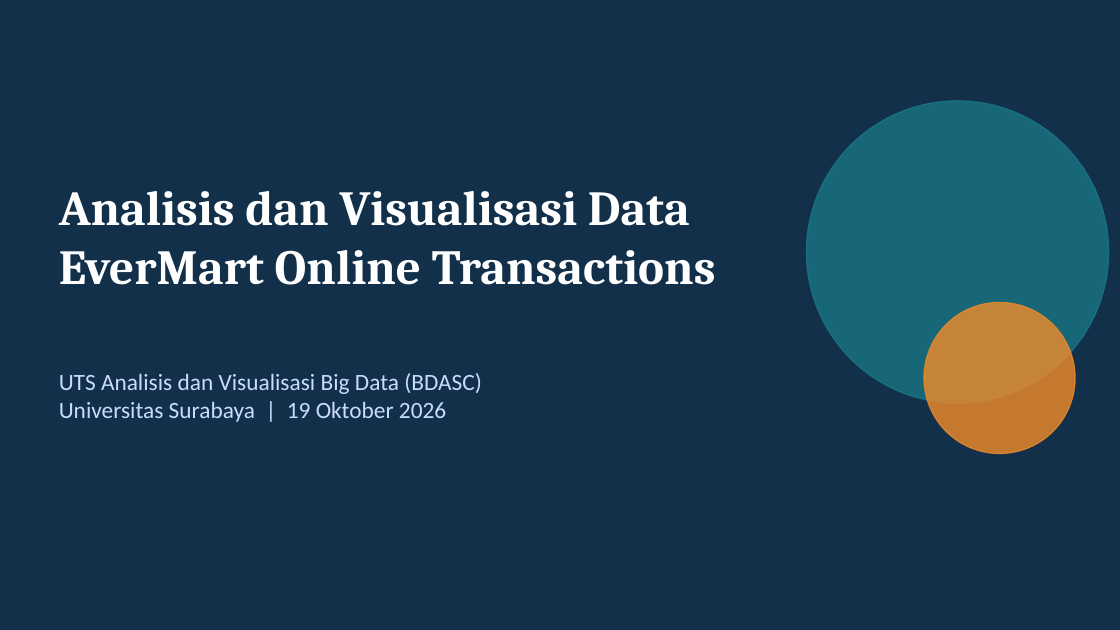
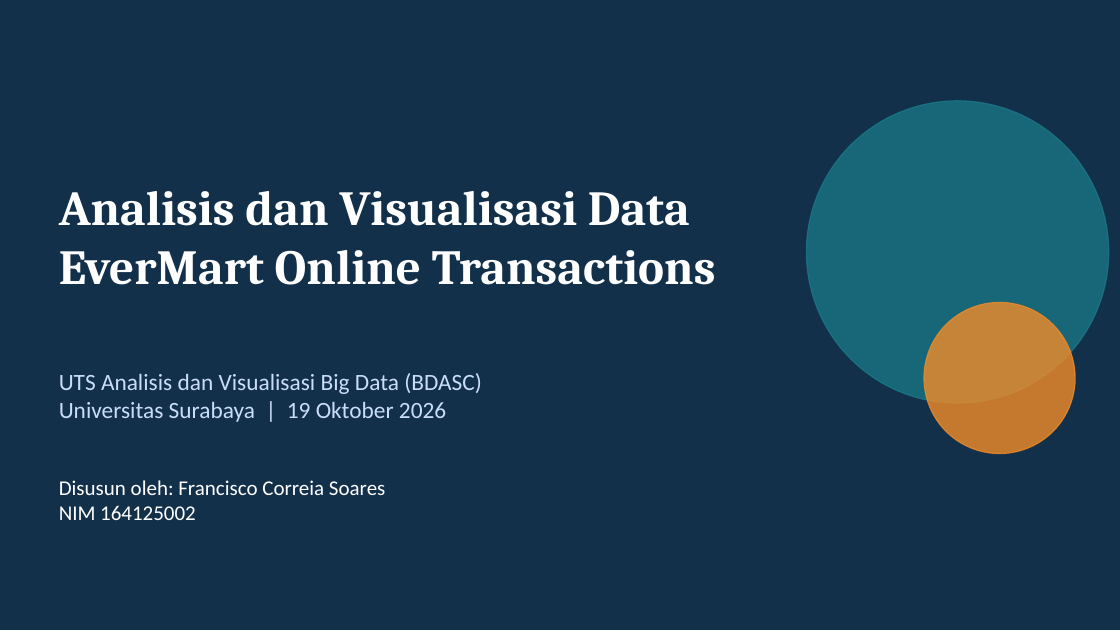
Before and after one commit to farhansech/EXACOUNT, a slide deck: slide 1 of output/EverMart_UTS_BDASC.pptx. Drawn at 1120x630 pixels with LibreOffice and Linux fonts; fonts in the diff are those of the drawing. Boxes give left, top, right and bottom in pixels: in the first picture for what was removed or moved away, otherwise in the second. Text is boxed around its words. In the diff, an @@ line names an element or a change of style, - is before the commit and + after.

```diff
--- a/output/EverMart_UTS_BDASC.pptx
+++ b/output/EverMart_UTS_BDASC.pptx
@@ text added at [59, 480, 385, 520], 18 pt, text #FFFFFF @@
+Disusun oleh: Francisco Correia Soares
+NIM 164125002
```
Also in this commit, not shown: 6 other slides changed, 5 slides added, 1 slide removed.
